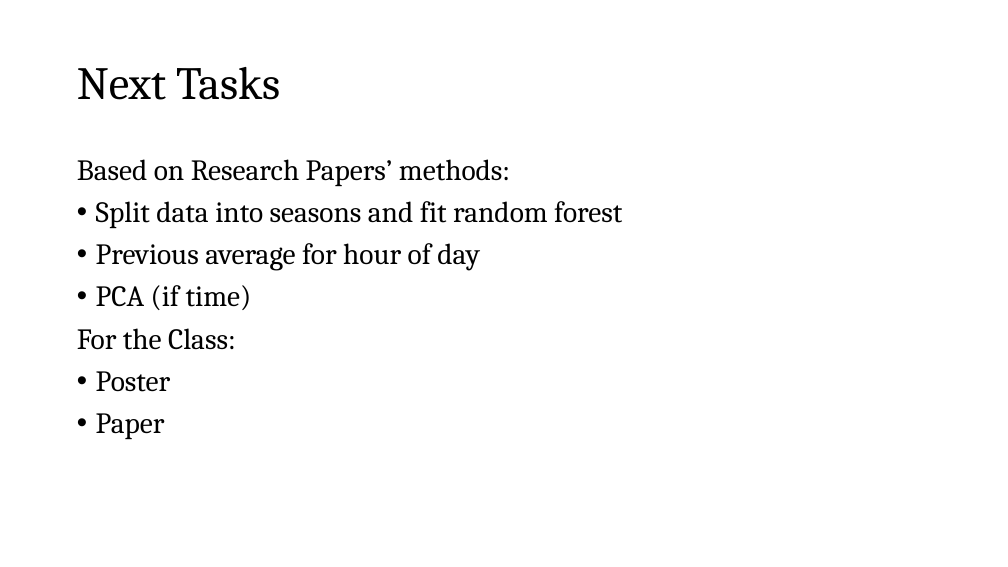
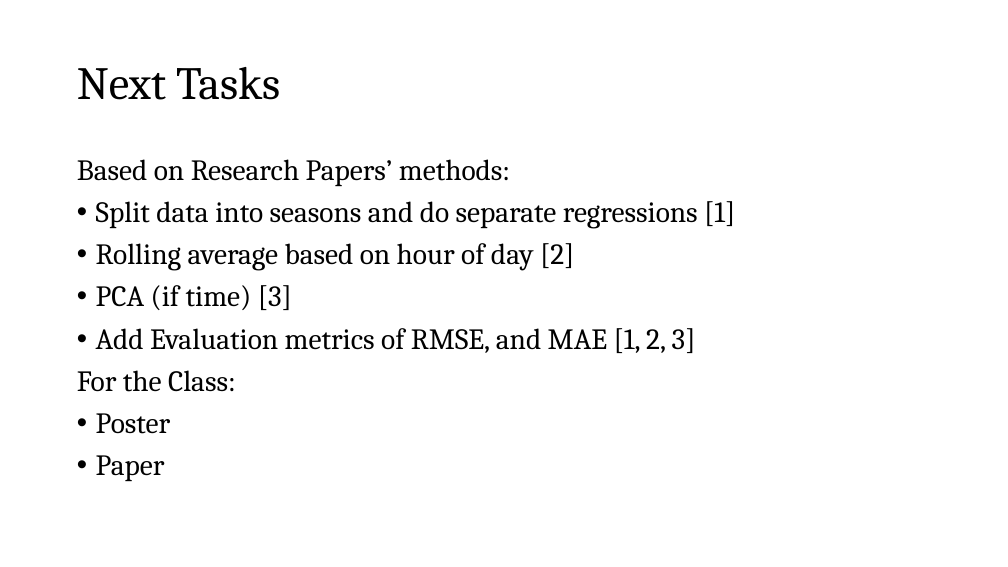
Before and after one commit to bradley-p/Solar_Energy_Forecasting, a slide deck: slide 10 of Reports:Notes/Midterm Presentation.pptx. Drawn at 1008x567 pixels with LibreOffice and Linux fonts; fonts in the diff are those of the drawing. Boxes give left, top, right and bottom in pixels: in the first picture for what was removed or moved away, otherwise in the second. Text is boxed around its words. In the diff, an @@ line names an element or a change of style, - is before the commit and + after.

```diff
--- a/Reports:Notes/Midterm Presentation.pptx
+++ b/Reports:Notes/Midterm Presentation.pptx
@@ text at box(96, 201, 735, 353): text changed @@
-• Split data into seasons and fit random forest
-• Previous average for hour of day
-• PCA (if time)
+• Split data into seasons and do separate regressions [1]
+• Rolling average based on hour of day [2]
+• PCA (if time) [3]
+• Add Evaluation metrics of RMSE, and MAE [1, 2, 3]
```
Also in this commit, not shown: 6 other slides changed, 15 other files.
